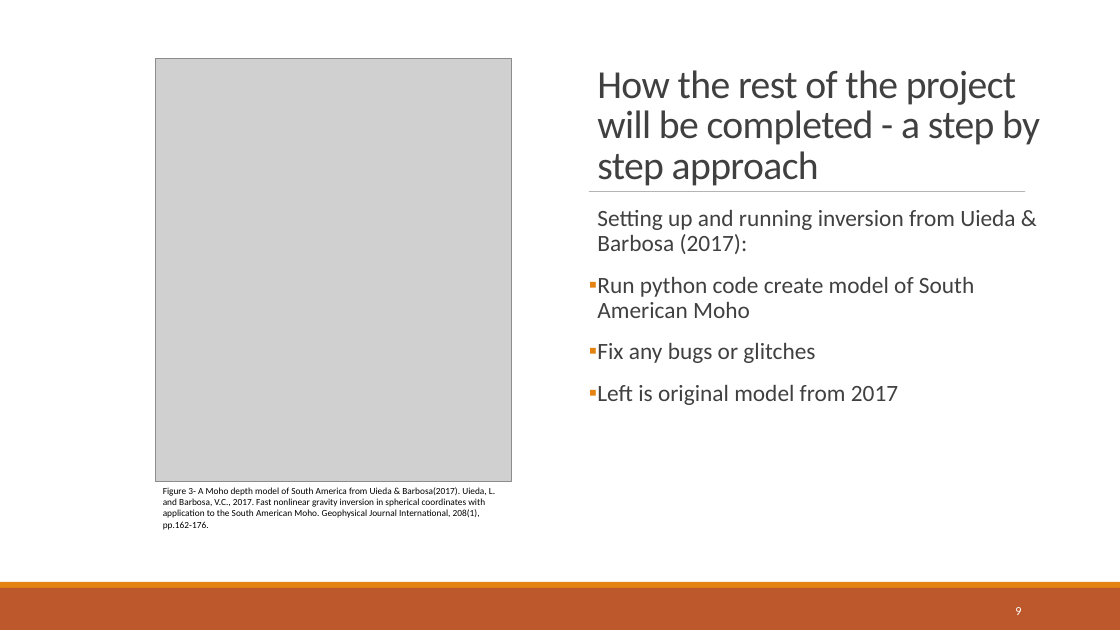
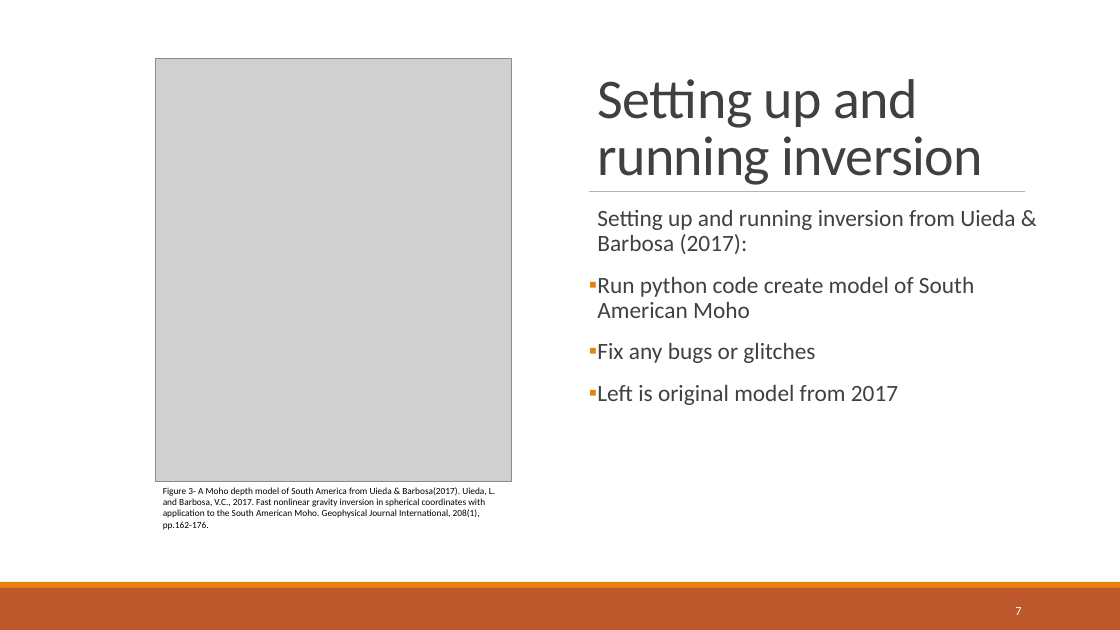
Before and after one commit to compgeolab/dissertation-moho-uncertainty, a slide deck: slide 7 of presentation/Project presentation.pptx (slide 9 before the commit). Drawn at 1120x630 pixels with LibreOffice and Linux fonts; fonts in the diff are those of the drawing; grey boxes stand for pictures. Boxes give left, top, right and bottom in pixels: in the first picture for what was removed or moved away, otherwise in the second. Text is boxed around its words. In the diff, an @@ line names an element or a change of style, - is before the commit and + after.

```diff
--- a/presentation/Project presentation.pptx
+++ b/presentation/Project presentation.pptx
@@ title at [597,79,983,185]: text changed; size 34 to 48 pt @@
-How the rest of the project will be completed - a step by step approach
+Setting up and running inversion
@@ page number at [1015,607,1021,615]: text changed @@
-9
+7
```
Also in this commit, not shown: 10 other slides changed, 2 slides added, 4 slides removed.
